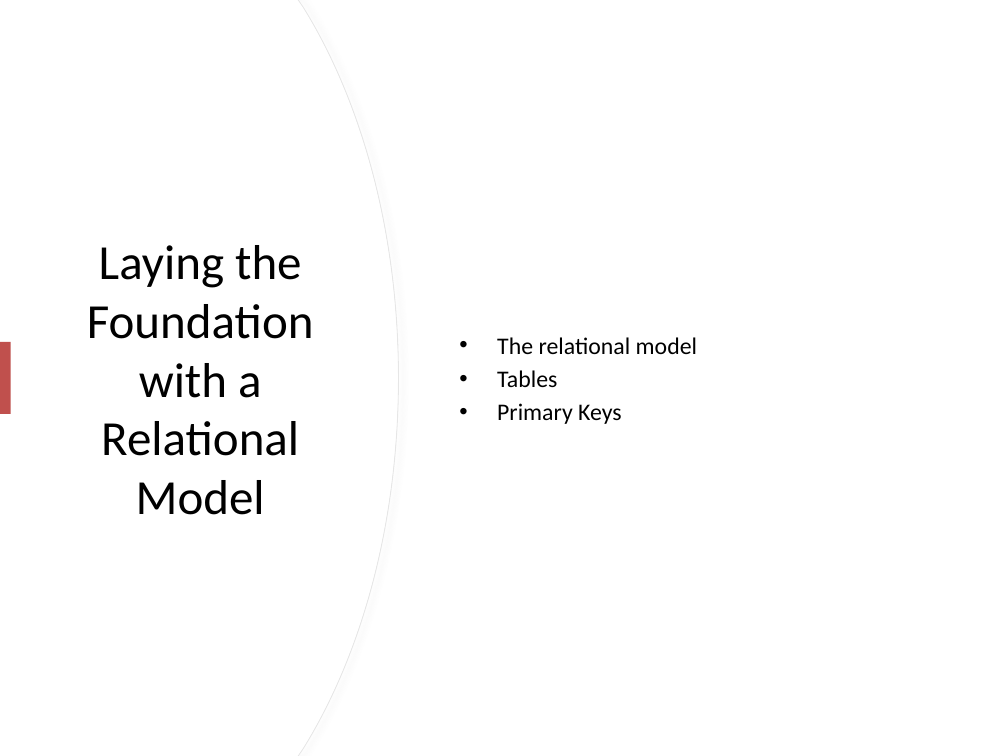
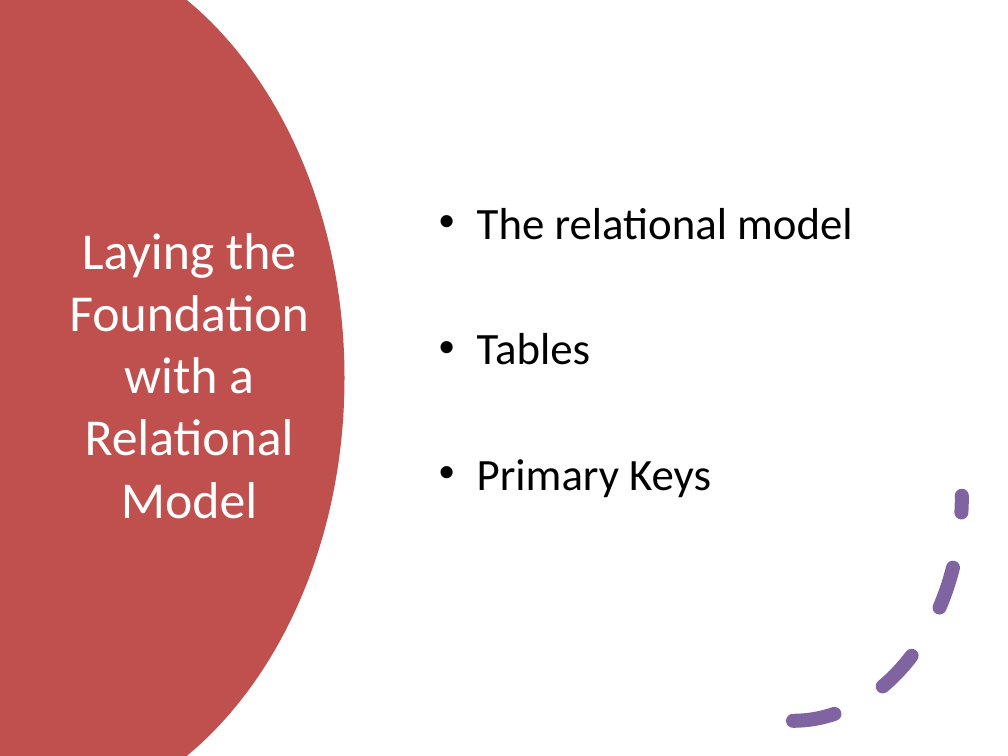
Before and after one commit to RyanJTalbot/MSDS, a slide deck: slide 4 of Core/Databases for Data Scientists Specialization/Relational Database Design /Week 5/ActiveGear_Presentation.pptx. Drawn at 1008x756 pixels with LibreOffice and Linux fonts; fonts in the diff are those of the drawing. Boxes give left, top, right and bottom in pixels: in the first picture for what was removed or moved away, otherwise in the second. Text is boxed around its words. In the diff, an @@ line names an element or a change of style, - is before the commit and + after.

Commit message:
Update relational database design

```diff
--- a/Core/Databases for Data Scientists Specialization/Relational Database Design /Week 5/ActiveGear_Presentation.pptx
+++ b/Core/Databases for Data Scientists Specialization/Relational Database Design /Week 5/ActiveGear_Presentation.pptx
@@ freeform shape: place and size @@
-freeform shape at (0, 0, 398, 756)
+freeform shape at (0, 0, 345, 756)
@@ freeform shape at (0, 0, 345, 756): fill #FFFFFF to #C0504D; outline #E6E6E6 0.75 pt to none; shadow off @@
@@ freeform shape removed at (0, 0, 398, 756) @@
@@ text "The relational model": place and size @@
-text "The relational model" at (497, 337, 697, 424)
+text "The relational model" at (477, 208, 852, 498)
@@ text "The relational model" at (477, 208, 852, 498): size 17 to 32 pt; more space between paragraphs @@
@@ title "Laying the Foundation with a ..." at (69, 233, 308, 519): size 35 to 37 pt, text colour #000000 to #FFFFFF @@
@@ arc (boxed as its full ellipse) added at (624, 271, 962, 722), outline #8064A2 10 pt dashed @@
@@ rectangle removed at (0, 342, 10, 414) @@
```
Also in this commit, not shown: 1 other slide changed, 3 other files.
